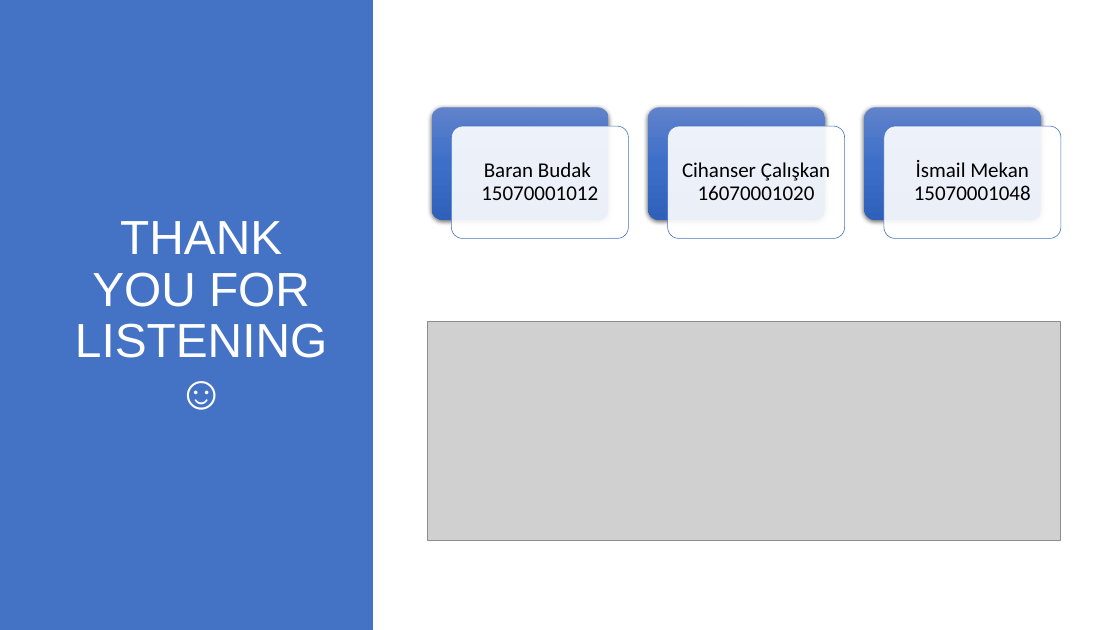
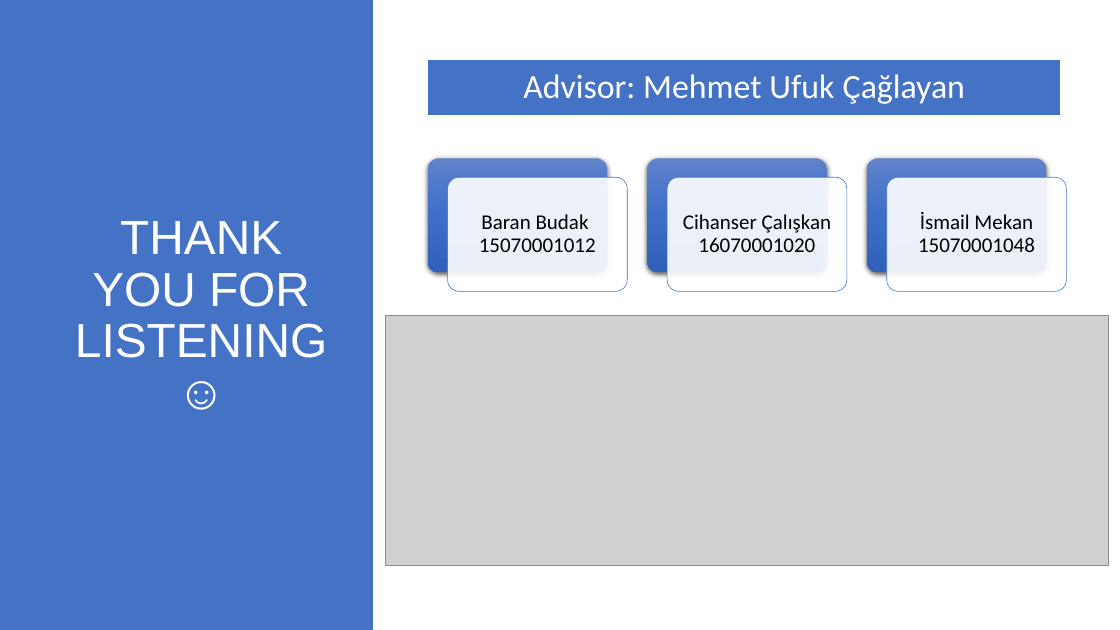
Before and after one commit to BudakBaran/POF, a slide deck: slide 11 of Docs/Documents/Slide/New version/POFslide v1.pptx. Drawn at 1120x630 pixels with LibreOffice and Linux fonts; fonts in the diff are those of the drawing; grey boxes stand for pictures. Boxes give left, top, right and bottom in pixels: in the first picture for what was removed or moved away, otherwise in the second. Text is boxed around its words. In the diff, an @@ line names an element or a change of style, - is before the commit and + after.

```diff
--- a/Docs/Documents/Slide/New version/POFslide v1.pptx
+++ b/Docs/Documents/Slide/New version/POFslide v1.pptx
@@ rectangle added at <box>428,59,1061,116</box>, fill #4472C4, outline #FFFFFF 1.5 pt @@
@@ text added at <box>523,74,965,104</box>, 29 pt, text #FFFFFF @@
+Advisor: Mehmet Ufuk Çağlayan
@@ 2 rounded rectangles, 1 text: place and size @@
-2 rounded rectangles, 1 text at <box>432,108,628,239</box>
+2 rounded rectangles, 1 text at <box>428,158,628,292</box>
@@ 3 rounded rectangles, 1 text: place and size @@
-3 rounded rectangles, 1 text at <box>648,108,1042,239</box>
+3 rounded rectangles, 1 text at <box>648,158,1047,292</box>
@@ rounded rectangle: place and size @@
-rounded rectangle at <box>884,126,1061,239</box>
+rounded rectangle at <box>887,177,1067,292</box>
@@ text "İsmail Mekan 15070001048": place and size @@
-text "İsmail Mekan 15070001048" at <box>914,160,1031,200</box>
+text "İsmail Mekan 15070001048" at <box>918,212,1035,252</box>
@@ picture: place and size @@
-picture at <box>428,322,1061,540</box>
+picture at <box>386,316,1109,565</box>
```
Also in this commit, not shown: 17 other files.
